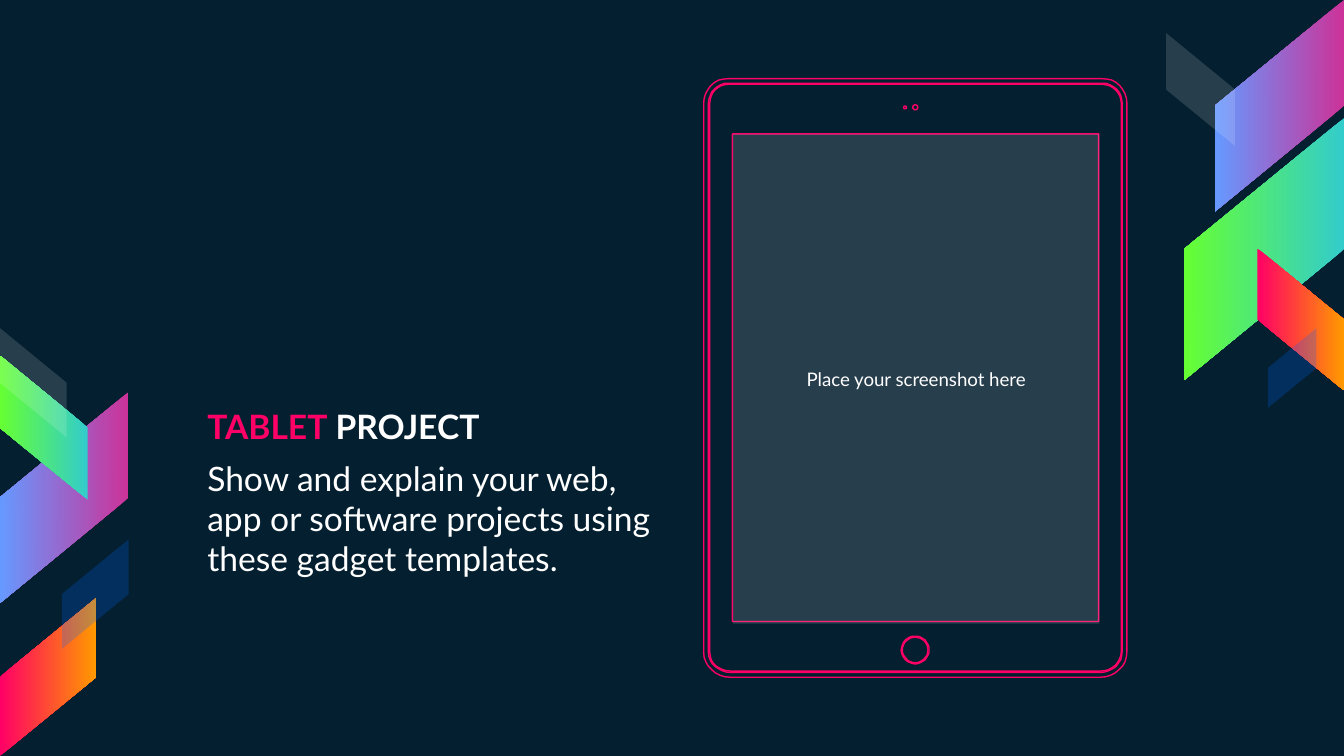
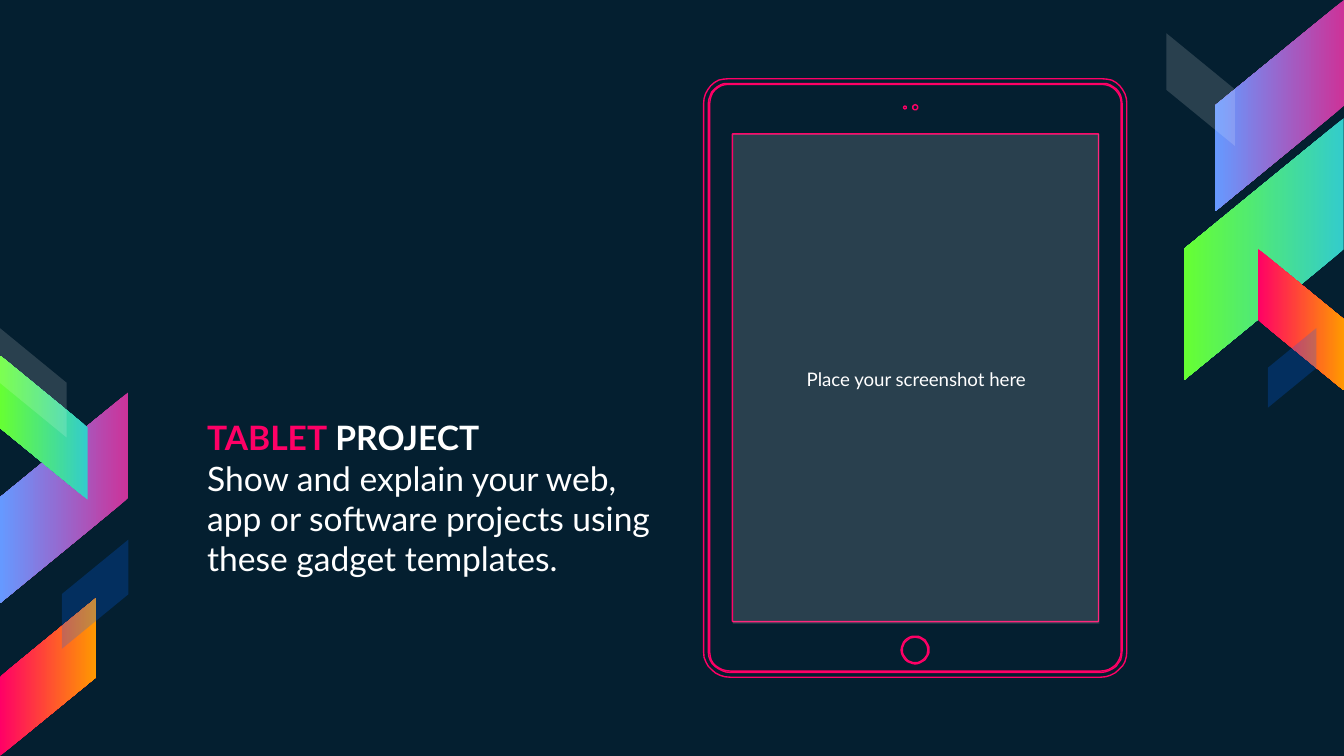
Before and after one commit to AlexJakovljevic/Gibbs-Sampling, a slide deck: slide 20 of gibbs.pptx (slide 22 before the commit). Drawn at 1344x756 pixels with LibreOffice and Linux fonts; fonts in the diff are those of the drawing. Boxes give left, top, right and bottom in pixels: in the first picture for what was removed or moved away, otherwise in the second. Text is boxed around its words. In the diff, an @@ line names an element or a change of style, - is before the commit and + after.

```diff
--- a/gibbs.pptx
+++ b/gibbs.pptx
@@ freeform shape at [704, 79, 1128, 677]: outline #FF0066 0.75 pt to #FF0066 0.74 pt; outline redrawn @@
@@ text "TABLET PROJECT" at [207, 425, 650, 577]: less space between paragraphs @@
@@ rectangle "Place your screenshot here" at [732, 134, 1099, 625]: fill #FFFFFF at 14% opacity to #FFFFFF at 15% opacity @@
```
Also in this commit, not shown: 23 other slides changed, 2 slides added, 4 slides removed.
